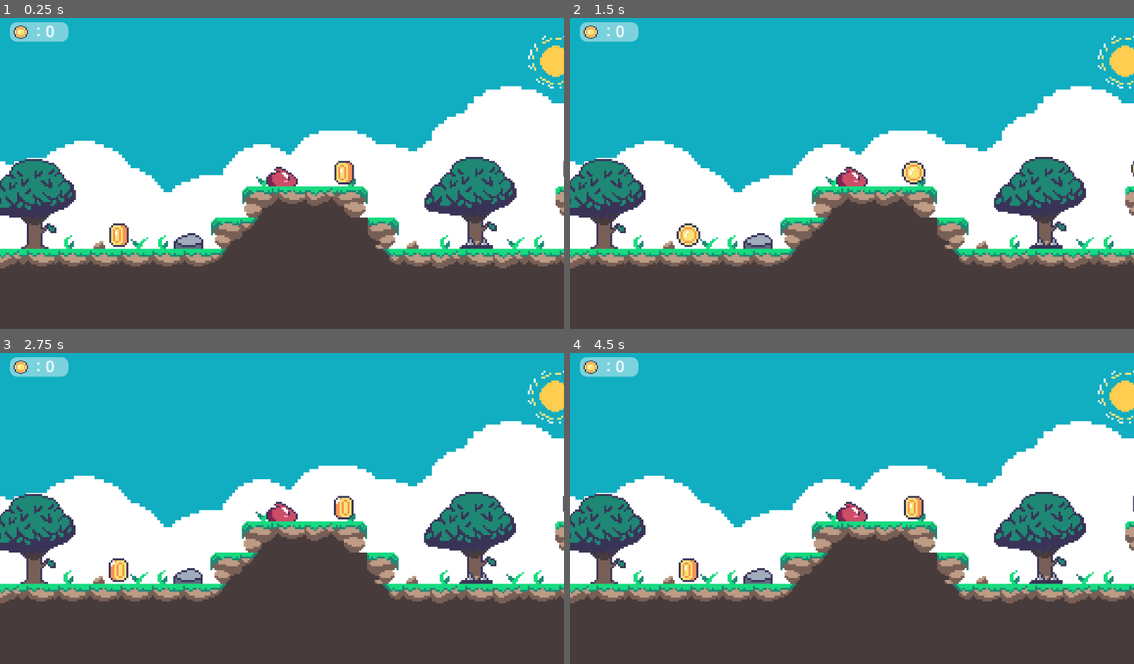
Above: before the commit, frames 1-4 (two rows, left to right).
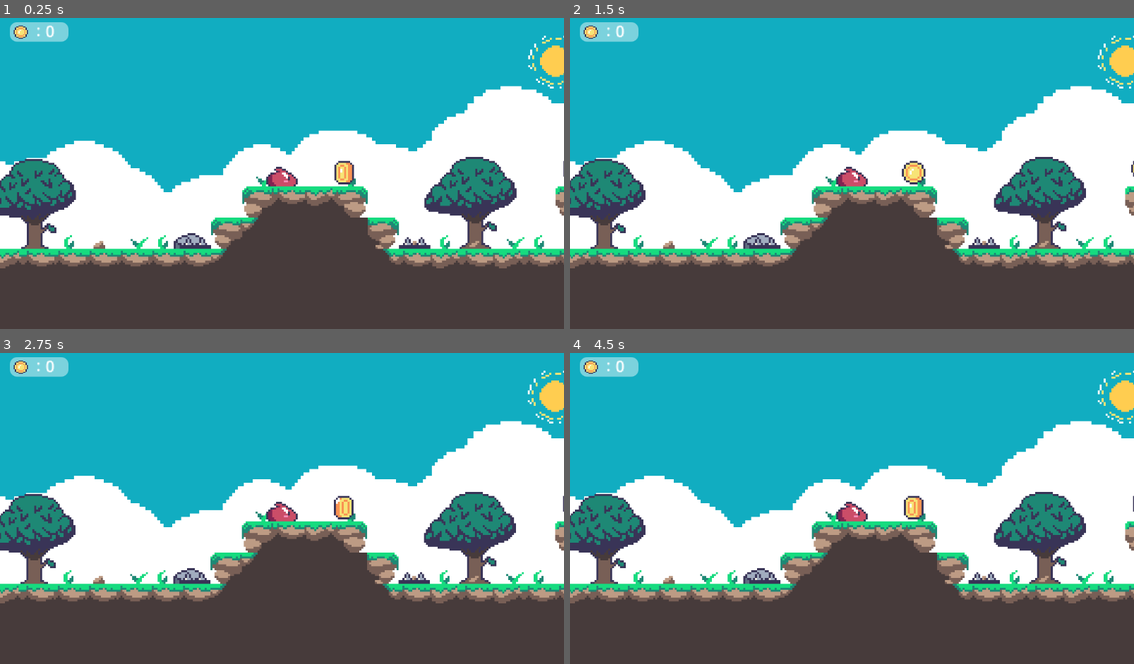
Above: after the commit, the same moments.

Repository: Leslie-Romero/PlataformeroVC
Game: Godot game, scene res://Scenes/scene.tscn
Same seed, same stepped clock (60 frames per second), same inputs: the game is played once before the commit and once after it.
Inputs:
- Up to frame 1 (0.25 s): no input
- Up to frame 2 (1.5 s): no input
- Up to frame 3 (2.75 s): no input
- Up to frame 4 (4.5 s): no input

The runs differ from the first frame. In frame 1, 0.6% of the frame differs, in the area x 19-88%, y 65-75%; in frame 2, 0.6%, in the area x 18-88%, y 65-75%; in frame 3, 0.6%; in frame 4, 0.6%.

Commit message:
se cambian los pinchos y velocidad de salto

Diff:
--- a/Scenes/scene.tscn
+++ b/Scenes/scene.tscn
@@ -490,9 +490,6 @@
 [node name="Coin6" parent="." instance=ExtResource("11_ptao8")]
 position = Vector2(-28, -7)
 
-[node name="Coin7" parent="." instance=ExtResource("11_ptao8")]
-position = Vector2(-143, 25)
-
 [node name="CanvasLayer" type="CanvasLayer" parent="."]
 script = ExtResource("12_ifu3x")
 
@@ -590,7 +587,7 @@
 tile_set = SubResource("TileSet_8pojv")
 collision_animatable = true
 format = 2
-layer_0/tile_data = PackedInt32Array(-65528, 65537, 0, 65554, 65537, 0, 65558, 65537, 0, -589789, 65537, 0, -720850, 65537, 0, -720845, 65537, 0, -524243, 131073, 0, -524240, 131073, 0, -262088, 131073, 0, -262083, 131073, 0, 65600, 131073, 0, 65607, 1, 0, 65613, 65537, 0, -262044, 131073, 0, -262040, 65537, 0, -262037, 65537, 0, -720839, 131073, 0, -786371, 131073, 0, -917432, 131073, 0, -917420, 131073, 0, -917417, 131073, 0, -917414, 131073, 0, -917411, 131073, 0, -917408, 131073, 0, 65538, 131073, 0)
+layer_0/tile_data = PackedInt32Array(65554, 65537, 0, -262088, 131073, 0, -262083, 131073, 0, -262037, 65537, 0, 131065, 131073, 0, 65536, 131073, 0, -524245, 131073, 0)
 
 [connection signal="body_entered" from="fall" to="fall" method="_on_body_entered"]
 [connection signal="body_entered" from="spikes" to="Player" method="_on_spikes_body_entered"]
--- a/Scripts/player.gd
+++ b/Scripts/player.gd
@@ -30,7 +30,7 @@
 		if Global.jump == 1:
 			sprite.flip_h = true
 			velocity.y = jumpHeight
-			velocity.x = maxSpeed * 0.8
+			velocity.x = maxSpeed * 1.8
 			Global.jump = 0
 		elif Global.jump == 2:
 			sprite.flip_h = false
@@ -57,11 +57,10 @@
 
 	for i in get_slide_collision_count():
 		var colision = get_slide_collision(i)
-		var objeto_tocado = colision.get_collider()
-
-		if objeto_tocado is TileMap:
-			var tile_pos = objeto_tocado.local_to_map(objeto_tocado.to_local(colision.get_position()))
-			var data = objeto_tocado.get_cell_tile_data(0, tile_pos)
-
-			if data and data.get_custom_data("mortal"):
-				get_tree().reload_current_scene()
+		var objeto = colision.get_collider()
+		if objeto is TileMap:
+			var coords = objeto.local_to_map(objeto.to_local(colision.get_position()))
+			var data = objeto.get_cell_tile_data(0, coords)
+			if data:
+				if data.get_custom_data_by_layer_id(0) == true:
+					get_tree().reload_current_scene()
